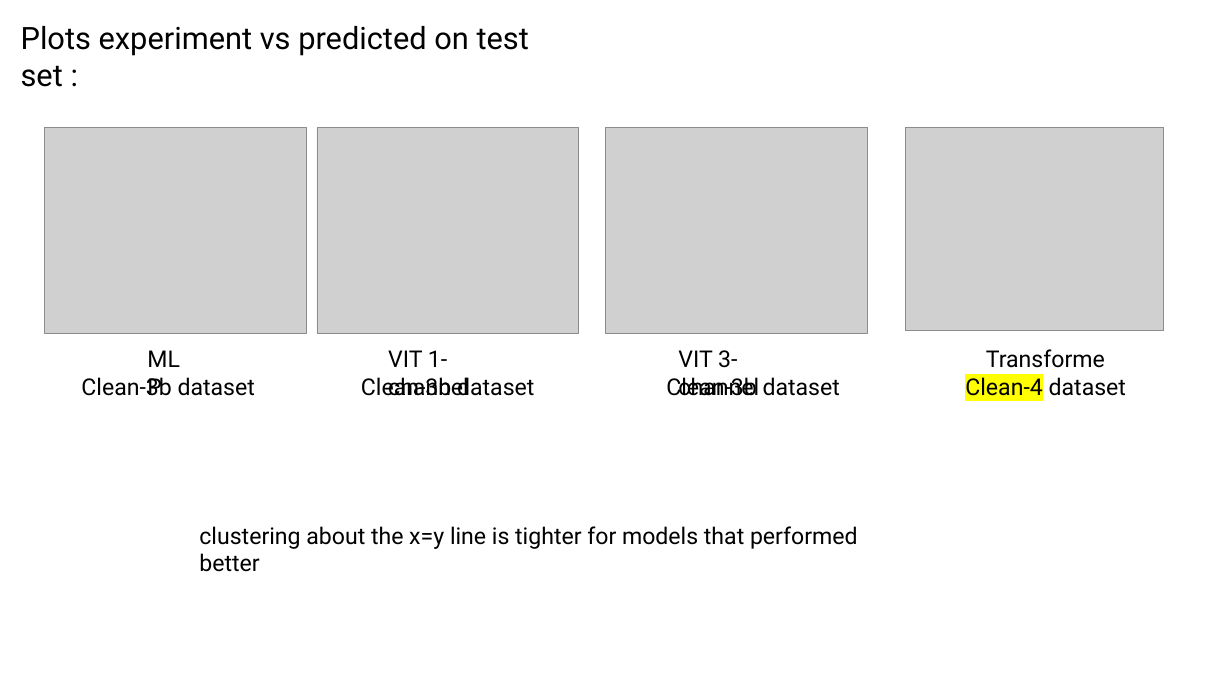
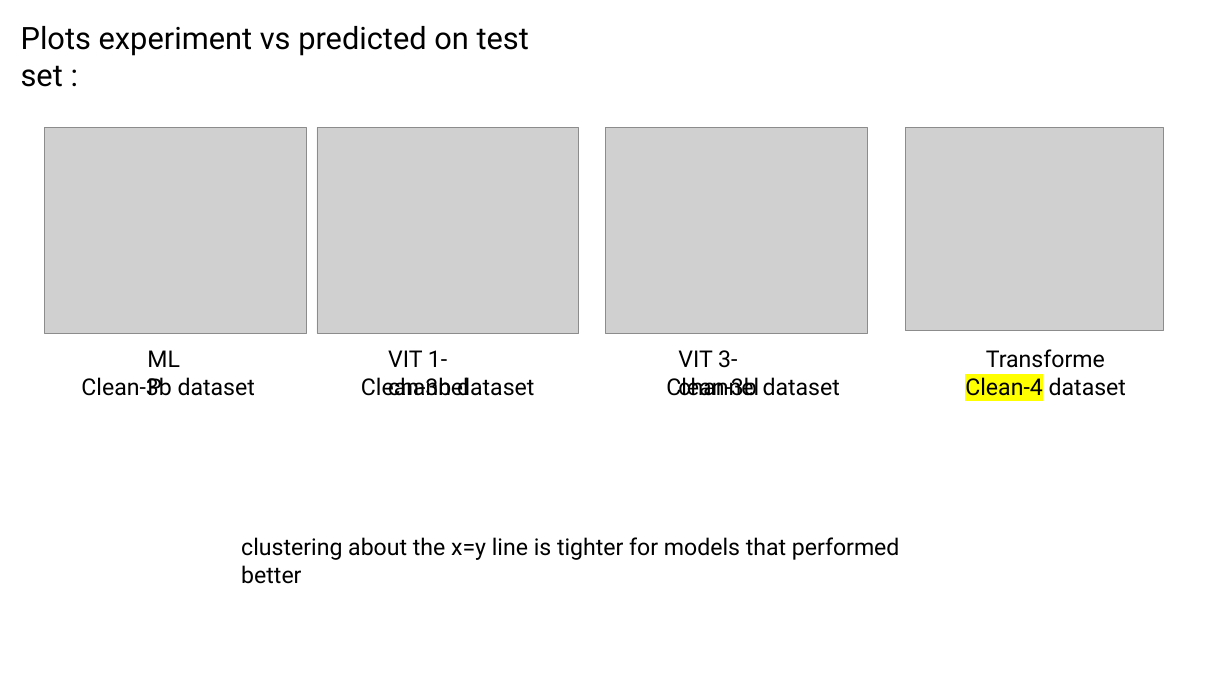
Before and after one commit to planaria158/BERT-antibody-antigen-binding-energy, a slide deck: slide 16 of Homework-aAlphaBio.pptx. Drawn at 1232x693 pixels with LibreOffice and Linux fonts; fonts in the diff are those of the drawing; grey boxes stand for pictures. Boxes give left, top, right and bottom in pixels: in the first picture for what was removed or moved away, otherwise in the second. Text is boxed around its words. In the diff, an @@ line names an element or a change of style, - is before the commit and + after.

Commit message:
slide deck images for readme

```diff
--- a/Homework-aAlphaBio.pptx
+++ b/Homework-aAlphaBio.pptx
@@ text "clustering about the x=y line ...": place and size @@
-text "clustering about the x=y line ..." at [199,526,858,549]
+text "clustering about the x=y line ..." at [241,537,900,560]
```
Also in this commit, not shown: 1 other file.
